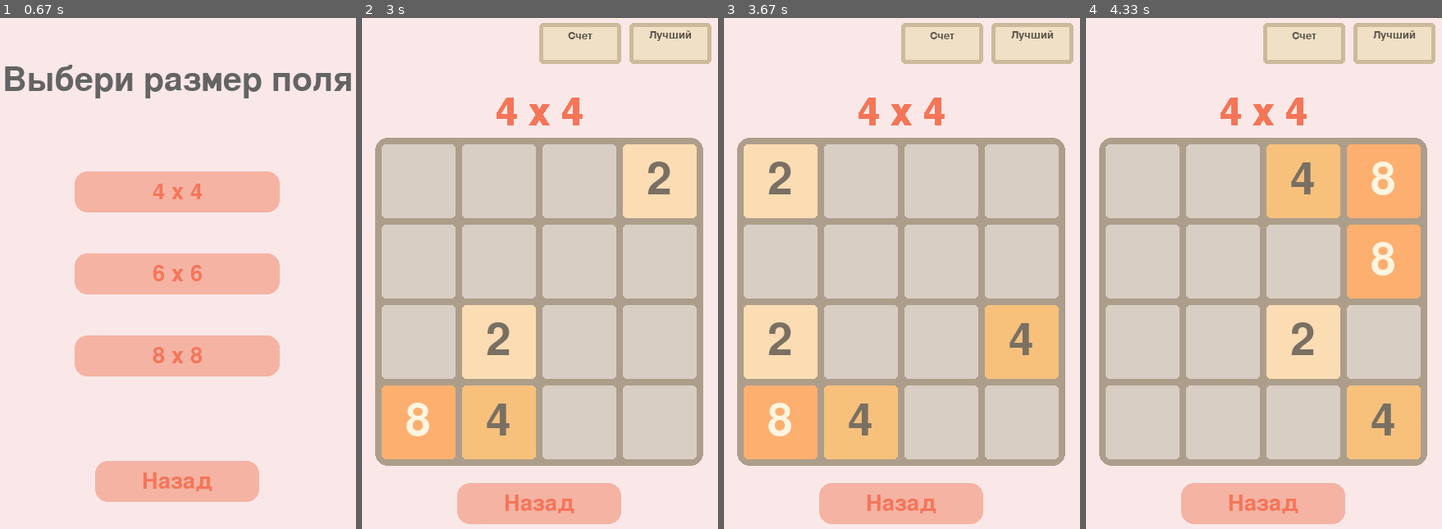
Above: before the commit, frames 1-4 (left to right).
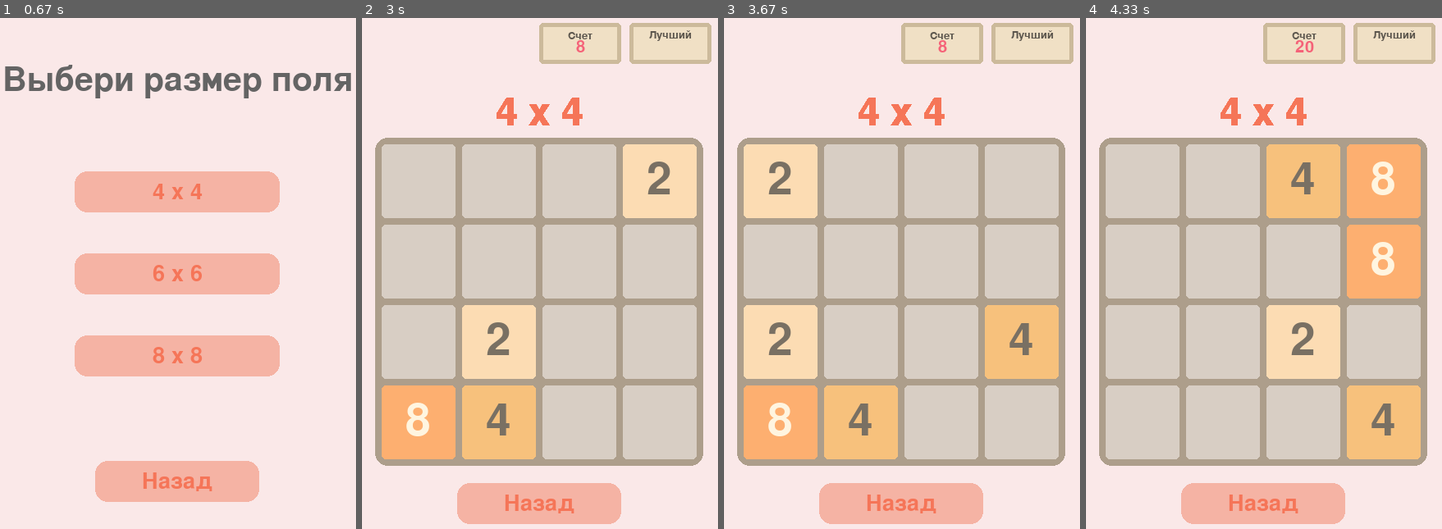
Above: after the commit, the same moments.

Repository: NaFo61/2048_Pygame
Game: pygame game, started from game/main.py
Same seed, same stepped clock (60 frames per second), same inputs: the game is played once before the commit and once after it.
Inputs:
- Up to frame 1 (0.67 s): click "Играть" at 0.38 s
- Up to frame 2 (3 s): click "4 x 4" at 0.72 s; hold Right 1-1.47 s; hold Up 1.5-1.8 s; hold Right 1.83-2.3 s; hold Left 2.33-2.87 s; hold Down from 2.9 s (still down)
- Up to frame 3 (3.67 s): release Down at 3.2 s; hold Left 3.23-3.63 s
- Up to frame 4 (4.33 s): hold Up 3.67-4.03 s; hold Right from 4.07 s (still down)

Frame 1 is identical in both runs. In frame 2, less than 0.1% of the frame differs, in the area x 60-63%, y 4-7%; in frame 3, less than 0.1%; in frame 4, less than 0.1%, in the area x 58-65%, y 4-7%.

Commit message:
added score display, counter works, color changed

Diff:
--- a/game/main.py
+++ b/game/main.py
@@ -59,6 +59,16 @@
 
         button_x_text = 300 - text.get_width() // 2
         button_y_text = 25 - text.get_height() // 2
+
+        screen.blit(text, (button_x_text, button_y_text))
+
+        font = pygame.font.SysFont("spendthrift", 30)
+        text = font.render(
+            str(self.points), True, style.S_TABLE_SCORE_TEXT_VALUE
+        )
+
+        button_x_text = 300 - text.get_width() // 2
+        button_y_text = 40 - text.get_height() // 2
 
         screen.blit(text, (button_x_text, button_y_text))
         # <===== Твои очки =====>
@@ -182,9 +192,12 @@
                         self.board[i][j] == self.board[i][j + 1]
                         and self.board[i][j + 1] != 0
                 ):
-                    self.board[i][j] = self.board[i][j] * 2
+                    result_of_cell = self.board[i][j] * 2
+                    self.board[i][j] = result_of_cell
                     self.board[i].pop(j + 1)
                     self.board[i].append(0)
+
+                    self.points += result_of_cell
 
     def move_right(self):
         self.board = [
@@ -196,9 +209,12 @@
                         self.board[i][j] == self.board[i][j - 1]
                         and self.board[i][j] != 0
                 ):
-                    self.board[i][j] *= 2
+                    result_of_cell = self.board[i][j] * 2
+                    self.board[i][j] = result_of_cell
                     self.board[i].pop(j - 1)
                     self.board[i].insert(0, 0)
+
+                    self.points += result_of_cell
 
     def move_up(self):
         self.board = [list(line) for line in zip(*self.board)]
@@ -211,9 +227,12 @@
                         self.board[i][j] == self.board[i][j + 1]
                         and self.board[i][j + 1] != 0
                 ):
-                    self.board[i][j] = self.board[i][j] * 2
+                    result_of_cell = self.board[i][j] * 2
+                    self.board[i][j] = result_of_cell
                     self.board[i].pop(j + 1)
                     self.board[i].append(0)
+
+                    self.points += result_of_cell
         self.board = [list(line) for line in zip(*self.board)]
 
     def move_down(self):
@@ -227,14 +246,18 @@
                         self.board[i][j] == self.board[i][j - 1]
                         and self.board[i][j] != 0
                 ):
-                    self.board[i][j] *= 2
+                    result_of_cell = self.board[i][j] * 2
+                    self.board[i][j] = result_of_cell
                     self.board[i].pop(j - 1)
                     self.board[i].insert(0, 0)
+
+                    self.points += result_of_cell
         self.board = [list(line) for line in zip(*self.board)]
 
 
 class Game(LoginBoard):
     def __init__(self, screen_size, settings):
+        self.points = 0
         super().__init__(screen_size, settings)
 
     def move(self, key):
@@ -253,9 +276,9 @@
 
 
 class App(Game):
-    def __init__(self, screen, screen_size):
+    def __init__(self, screen):
         screen = screen
-        self.screen_size = screen_size
+        self.screen_size = screen.get_size()
         self.level = 1
         self.settings = funcs.generate_settings(self.level)
 
@@ -267,7 +290,7 @@
 
         self.start_page(screen)
 
-        super().__init__(screen_size, self.settings)
+        super().__init__(self.screen_size, self.settings)
 
     def update_settings(self, level):
         self.level = level
@@ -535,7 +558,6 @@
         # <==== Надпись ====>
 
         font = pygame.font.SysFont("spendthrift", 40)  # Шрифт для кнопок
-
 
         # <==== 4 x 4 ====>
         button_x_1 = width // 2
@@ -880,7 +902,7 @@
     screen = pygame.display.set_mode(screen_size)
     pygame.display.set_caption("2048")
 
-    App(screen, screen_size)
+    App(screen)
 
 
 if __name__ == "__main__":
--- a/game/style.py
+++ b/game/style.py
@@ -4,12 +4,14 @@
 S_BUTTON_HOVER = (255, 200, 100)
 S_BUTTON_TEXT = (245, 117, 88)
 
+S_TABLE_SCORE = (240, 224, 197)
+S_TABLE_SCORE_TEXT = (92, 86, 77)
+S_TABLE_SCORE_TEXT_VALUE = (245, 98, 120)
+S_TABLE_SCORE_BORDER = (204, 186, 155)
+
 
 S_MAIN_TITLE = (100, 100, 100)
 
-S_TABLE_SCORE = (240, 224, 197)
-S_TABLE_SCORE_TEXT = (92, 86, 77)
-S_TABLE_SCORE_BORDER = (204, 186, 155)
 S_TITLE = (148, 64, 0)
 S_TEXT = (207, 118, 50)
 
